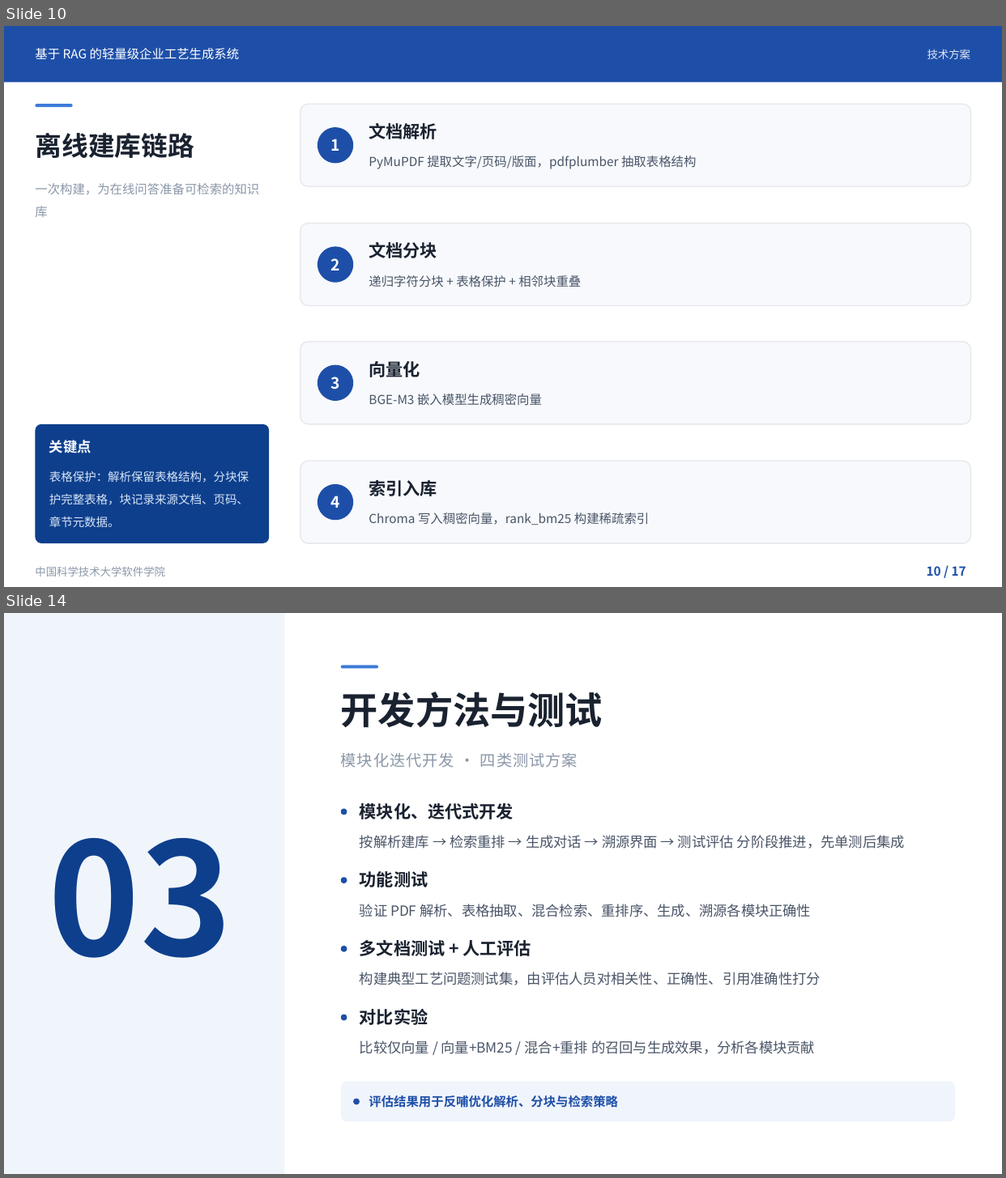
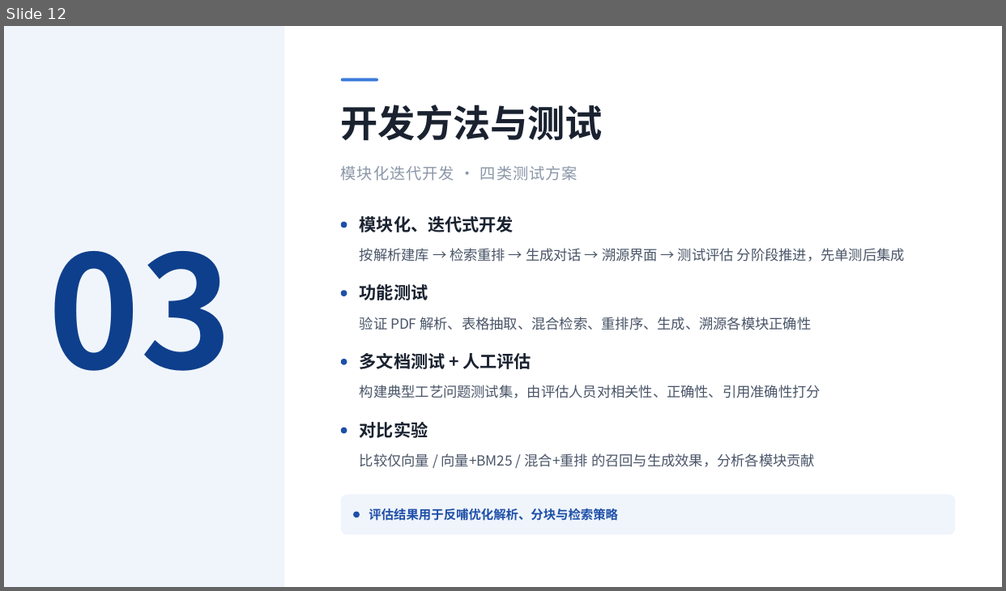
Before and after one commit to jiayun-xiong/craft-rag, a slide deck: 学校要求与提交材料/开题答辩.pptx. Shown one above the other, each under a label of ours: slides 10 and 14 before the commit, slide 12 after it; the slides between them are not shown. The pictures are 1006x1178 and 1006x591 pixels, drawn with LibreOffice and Linux fonts; fonts in the diff are those of the drawing. Boxes give left, top, right and bottom in pixels: in the first picture for what was removed or moved away, otherwise in the second. Text is boxed around its words. In the diff, an @@ line names an element or a change of style, - is before the commit and + after.

```diff
--- a/学校要求与提交材料/开题答辩.pptx
+++ b/学校要求与提交材料/开题答辩.pptx
@@ slide 10 removed at <box>4,26,1002,587</box>, background #FFFFFF @@
@@ rectangle removed at <box>4,26,1002,82</box> @@
@@ text removed at <box>35,48,240,59</box> @@
-基于 RAG 的轻量级企业工艺生成系统
@@ text removed at <box>927,49,971,59</box> @@
-技术方案
@@ rounded rectangle removed at <box>36,104,73,107</box> @@
@@ rounded rectangle removed at <box>300,104,971,186</box> @@
@@ text removed at <box>35,133,194,158</box> @@
-离线建库链路
@@ rounded rectangle removed at <box>317,127,354,163</box> @@
@@ text removed at <box>330,139,339,151</box> @@
-1
@@ text removed at <box>368,123,437,139</box> @@
-文档解析
@@ text removed at <box>368,156,696,169</box> @@
-PyMuPDF 提取文字/页码/版面，pdfplumber 抽取表格结构
@@ text removed at <box>35,183,259,217</box> @@
-一次构建，为在线问答准备可检索的知识库
@@ rounded rectangle removed at <box>300,224,971,306</box> @@
@@ text removed at <box>368,242,437,258</box> @@
-文档分块
@@ rounded rectangle removed at <box>317,247,354,283</box> @@
@@ text removed at <box>330,258,339,271</box> @@
-2
@@ text removed at <box>368,275,581,287</box> @@
-递归字符分块 + 表格保护 + 相邻块重叠
@@ rounded rectangle removed at <box>300,342,971,425</box> @@
@@ rounded rectangle removed at <box>317,365,354,401</box> @@
@@ text removed at <box>368,361,420,378</box> @@
-向量化
@@ text removed at <box>330,377,339,390</box> @@
-3
@@ text removed at <box>368,394,542,405</box> @@
-BGE-M3 嵌入模型生成稠密向量
@@ rounded rectangle removed at <box>36,425,269,544</box> @@
@@ text removed at <box>49,440,91,454</box> @@
-关键点
@@ rounded rectangle removed at <box>300,461,971,544</box> @@
@@ text removed at <box>49,472,249,527</box> @@
-表格保护：解析保留表格结构，分块保护完整表格，块记录来源文档、页码、章节元数据。
@@ rounded rectangle removed at <box>317,484,354,520</box> @@
@@ text removed at <box>368,480,437,497</box> @@
-索引入库
@@ text removed at <box>330,496,339,508</box> @@
-4
@@ text removed at <box>368,513,649,525</box> @@
-Chroma 写入稠密向量，rank_bm25 构建稀疏索引
@@ text removed at <box>35,567,165,577</box> @@
-中国科学技术大学软件学院
@@ text removed at <box>927,566,966,576</box> @@
-10 / 17
@@ what was slide 14 is now slide 12 @@
```
Also in this commit, not shown: 7 slides changed, 1 other slide removed.
